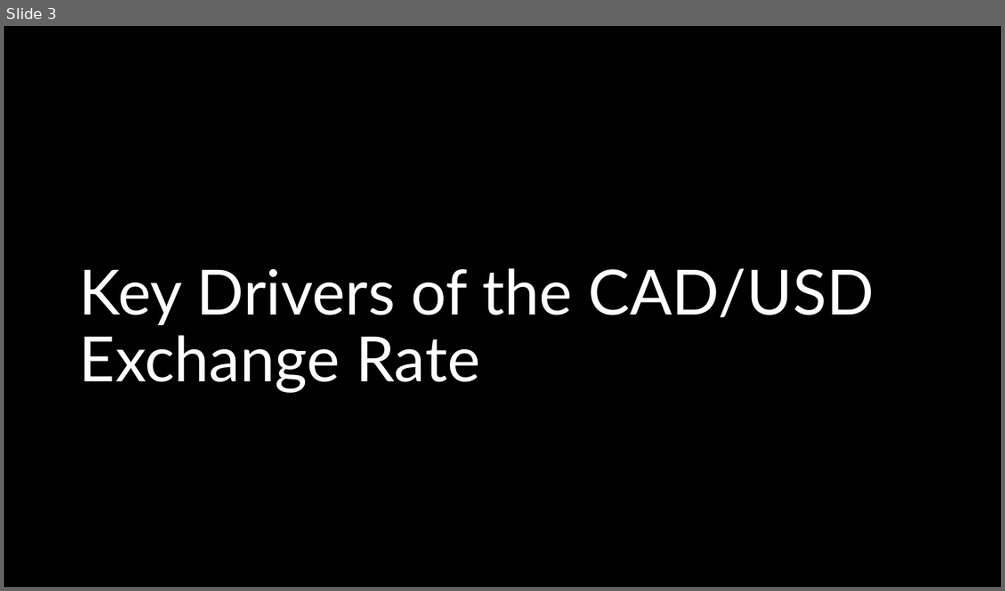
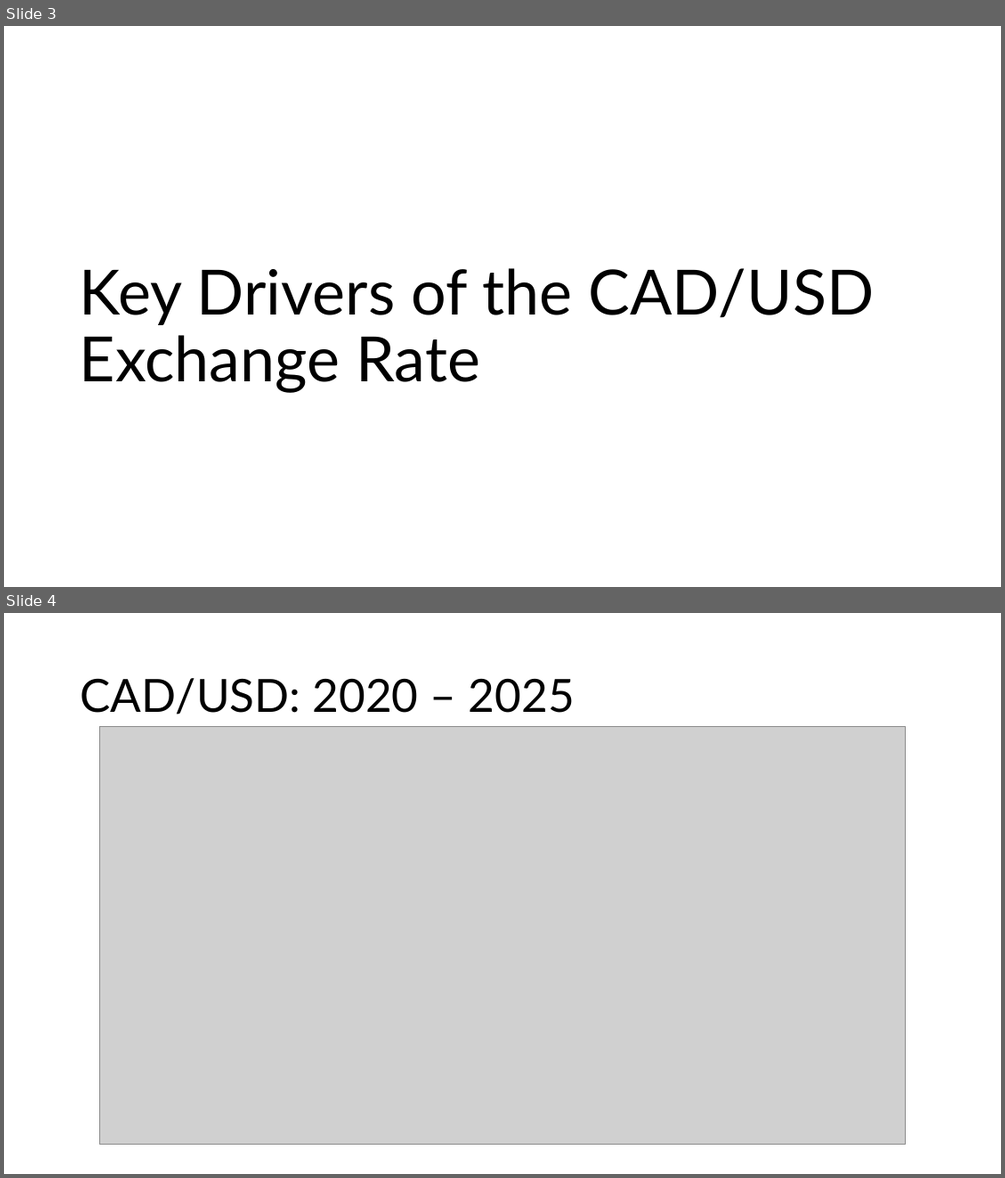
Before and after one commit to mahdi-ghafarian/time-series, a slide deck: borderland/1-cadusd/Presentation/CADUSD.pptx. Shown one above the other, each under a label of ours: slide 3 before the commit, slides 3 and 4 after it. The pictures are 1005x591 and 1005x1178 pixels, drawn with LibreOffice and Linux fonts; fonts in the diff are those of the drawing; grey boxes stand for pictures. Boxes give left, top, right and bottom in pixels: in the first picture for what was removed or moved away, otherwise in the second. Text is boxed around its words. In the diff, an @@ line names an element or a change of style, - is before the commit and + after.

```diff
--- a/borderland/1-cadusd/Presentation/CADUSD.pptx
+++ b/borderland/1-cadusd/Presentation/CADUSD.pptx
@@ slide 4 added at (x1=4, y1=613, x2=1001, y2=1174), background #FFFFFF @@
@@ title added at (x1=80, y1=678, x2=574, y2=714), 44 pt, text #000000 @@
+CAD/USD: 2020 – 2025
@@ picture added at (x1=100, y1=727, x2=905, y2=1144) @@
@@ slide 3 changed as well @@
@@ background #000000 to #FFFFFF @@
@@ title "Key Drivers of the CAD/USD ..." at (x1=80, y1=268, x2=874, y2=393): text colour #FFFFFF to #000000 @@
```
Also in this commit, not shown: 24 other slides changed, 3 other slides added, 2 other files.
